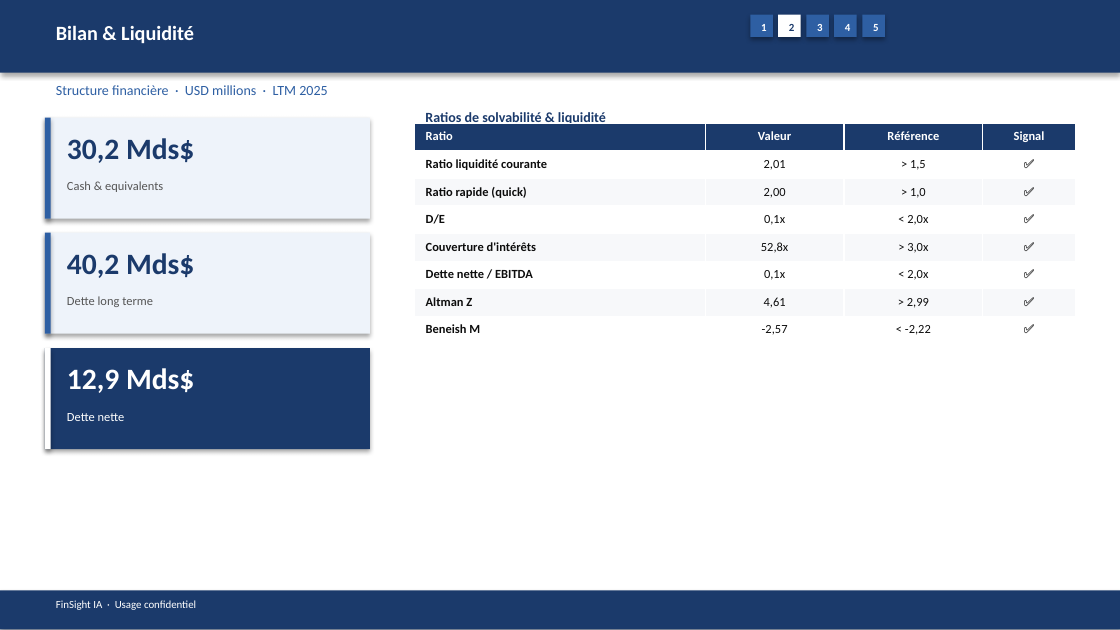
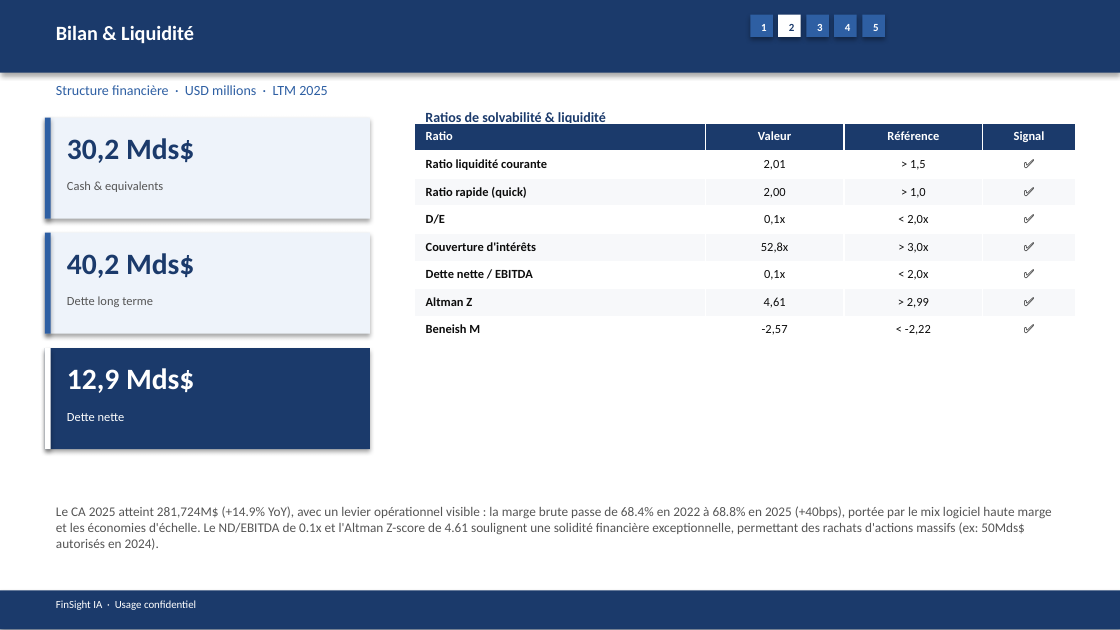
Before and after one commit to baptistejeh07-art/finsight-ia, a slide deck: slide 9 of preview/MSFT/MSFT_pitchbook.pptx. Drawn at 1120x630 pixels with LibreOffice and Linux fonts; fonts in the diff are those of the drawing. Boxes give left, top, right and bottom in pixels: in the first picture for what was removed or moved away, otherwise in the second. Text is boxed around its words. In the diff, an @@ line names an element or a change of style, - is before the commit and + after.

```diff
--- a/preview/MSFT/MSFT_pitchbook.pptx
+++ b/preview/MSFT/MSFT_pitchbook.pptx
@@ text added at (56,506,1052,550), 8.5 pt, text #555555 @@
+Le CA 2025 atteint 281,724M$ (+14.9% YoY), avec un levier opérationnel visible : la marge brute passe de 68.4% en 2022 à 68.8% en 2025 (+40bps), portée par le mix logiciel haute marge et les économies d'échelle. Le ND/EBITDA de 0.1x et l'Altman Z-score de 4.61 soulignent une solidité financière exceptionnelle, permettant des rachats d'actions massifs (ex: 50Mds$ autorisés en 2024).
```
Also in this commit, not shown: 15 other slides changed, 4 other files.
